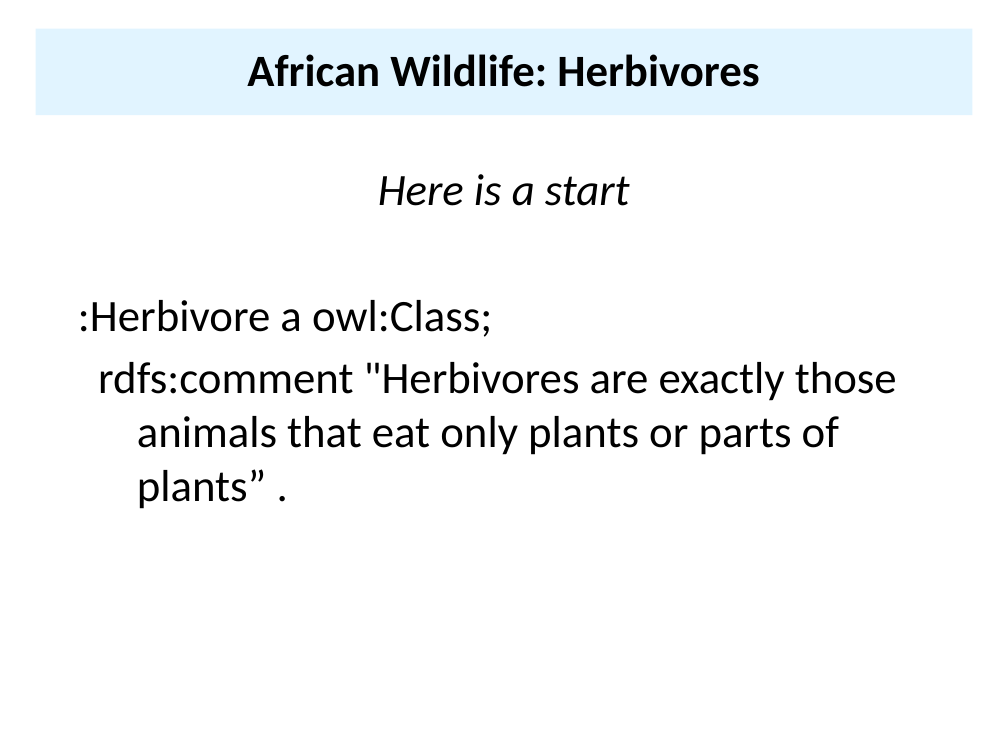
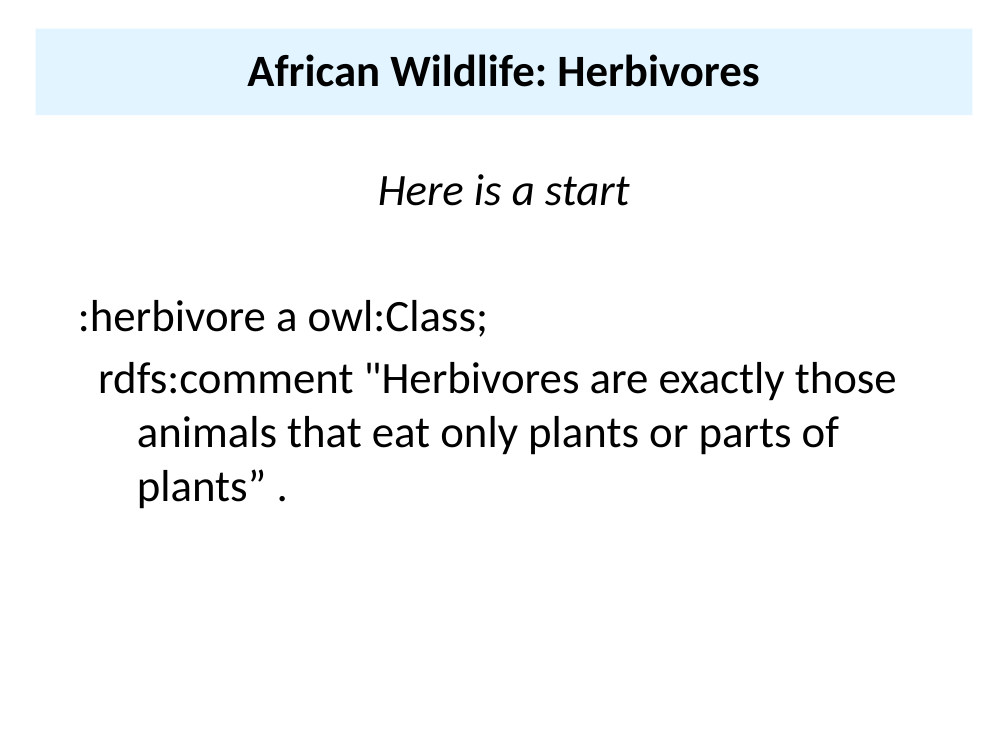
Before and after one commit to UMBC-CMSC-491-691-F19-Knowledge-Graphs/class_material, a slide deck: slide 83 of notes/07_owl/07OWL.pptx (slide 81 before the commit). Drawn at 1008x756 pixels with LibreOffice and Linux fonts; fonts in the diff are those of the drawing. Boxes give left, top, right and bottom in pixels: in the first picture for what was removed or moved away, otherwise in the second. Text is boxed around its words. In the diff, an @@ line names an element or a change of style, - is before the commit and + after.

```diff
--- a/notes/07_owl/07OWL.pptx
+++ b/notes/07_owl/07OWL.pptx
@@ text at [78, 300, 488, 337]: text changed @@
-:Herbivore a owl:Class;
+:herbivore a owl:Class;
```
Also in this commit, not shown: 8 other slides changed, 3 slides added, 1 slide removed, 2 other files.
